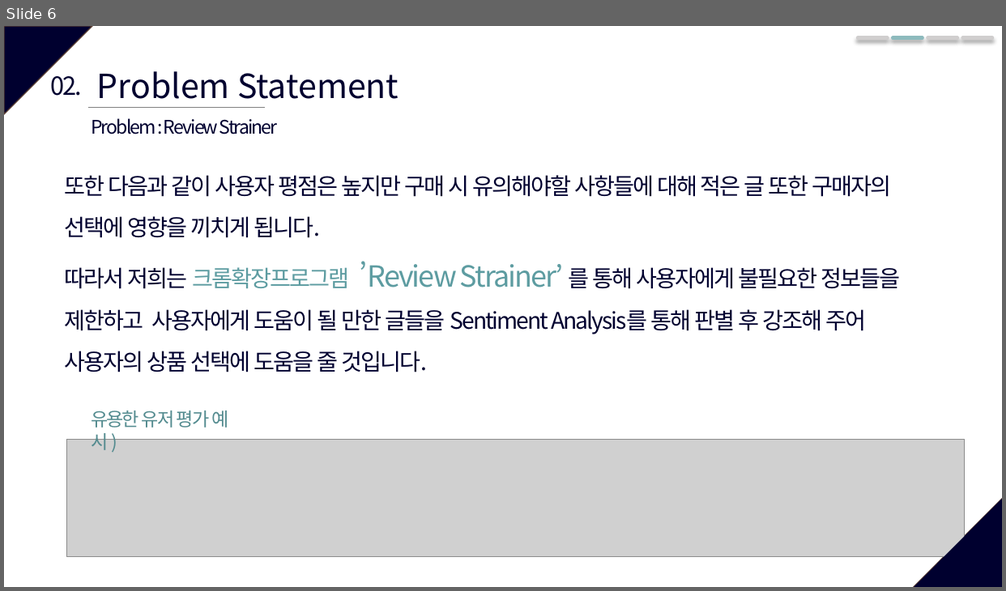
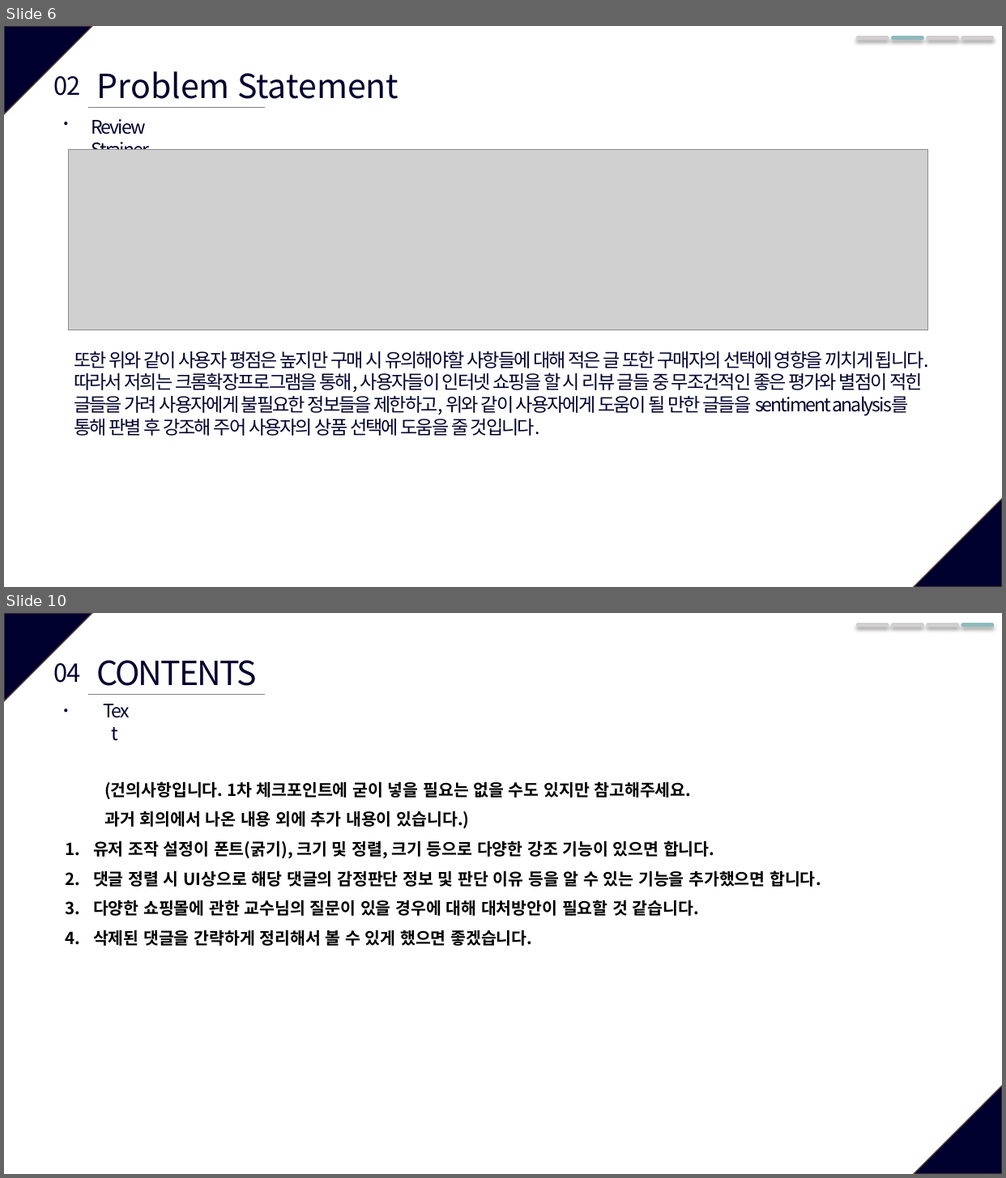
Before and after one commit to SWE-15-Team/Sentiment-Analysis-System, a slide deck: Checkpoint_1st.pptx. Shown one above the other, each under a label of ours: slide 6 before the commit, slides 6 and 10 after it; the slides between them are not shown. The pictures are 1006x591 and 1006x1178 pixels, drawn with LibreOffice and Linux fonts; fonts in the diff are those of the drawing; grey boxes stand for pictures. Boxes give left, top, right and bottom in pixels: in the first picture for what was removed or moved away, otherwise in the second. Text is boxed around its words. In the diff, an @@ line names an element or a change of style, - is before the commit and + after.

```diff
--- a/Checkpoint_1st.pptx
+++ b/Checkpoint_1st.pptx
@@ slide 10 added at bbox=[4, 613, 1002, 1174], background #FFFFFF; not listed: 2 template elements that a slide beside it also shows @@
@@ line added from (859, 625) to (888, 625), #D0CECE 3.5 pt @@
@@ line added from (893, 625) to (923, 625), #D0CECE 3.5 pt @@
@@ line added from (928, 625) to (957, 625), #D0CECE 3.5 pt @@
@@ line added from (963, 625) to (992, 625), #8DBABD 3.5 pt @@
@@ text added at bbox=[96, 660, 257, 686], 32 pt, text #00002F @@
+CONTENTS
@@ text added at bbox=[54, 663, 80, 683], 24 pt, text #00002F @@
+04.
@@ line added from (88, 694) to (265, 694), #808080 0.5 pt @@
@@ text added at bbox=[94, 696, 136, 726], 18 pt, text #00002F @@
+Text
@@ text added at bbox=[93, 781, 821, 948], 16 pt, text #000000, bold @@
+(건의사항입니다. 1차 체크포인트에 굳이 넣을 필요는 없을 수도 있지만 참고해주세요.
+과거 회의에서 나온 내용 외에 추가 내용이 있습니다.)
+1. 유저 조작 설정이 폰트(굵기), 크기 및 정렬, 크기 등으로 다양한 강조 기능이 있으면 합니다.
+2. 댓글 정렬 시 UI상으로 해당 댓글의 감정판단 정보 및 판단 이유 등을 알 수 있는 기능을 추가했으면 합니다.
+3. 다양한 쇼핑몰에 관한 교수님의 질문이 있을 경우에 대해 대처방안이 필요할 것 같습니다.
+4. 삭제된 댓글을 간략하게 정리해서 볼 수 있게 했으면 좋겠습니다.
@@ slide 6 changed as well @@
@@ text "02." rewrapped from bbox=[51, 76, 83, 96] to bbox=[54, 76, 80, 96] @@
@@ text at bbox=[91, 119, 149, 150]: text changed @@
-Problem : Review Strainer
+Review Strainer
@@ picture: place and size @@
-picture at bbox=[66, 439, 965, 557]
+picture at bbox=[68, 149, 928, 330]
@@ text at bbox=[74, 351, 929, 436]: text changed; size 22 to 18 pt @@
-또한 다음과 같이 사용자 평점은 높지만 구매 시 유의해야할 사항들에 대해 적은 글 또한 구매자의 선택에 영향을 끼치게 됩니다.
-따라서 저희는 크롬확장프로그램 ’Review Strainer’ 를 통해 사용자에게 불필요한 정보들을 제한하고 사용자에게 도움이 될 만한 글들을 Sentiment Analysis를 통해 판별 후 강조해 주어 사용자의 상품 선택에 도움을 줄 것입니다.
+또한 위와 같이 사용자 평점은 높지만 구매 시 유의해야할 사항들에 대해 적은 글 또한 구매자의 선택에 영향을 끼치게 됩니다.
+따라서 저희는 크롬확장프로그램을 통해, 사용자들이 인터넷 쇼핑을 할 시 리뷰 글들 중 무조건적인 좋은 평가와 별점이 적힌 글들을 가려 사용자에게 불필요한 정보들을 제한하고, 위와 같이 사용자에게 도움이 될 만한 글들을 sentiment analysis를 통해 판별 후 강조해 주어 사용자의 상품 선택에 도움을 줄 것입니다.
@@ text removed at bbox=[91, 411, 228, 450] @@
-유용한 유저 평가 예시 )
@@ right triangle removed at bbox=[913, 498, 1002, 587] @@
```
Also in this commit, not shown: 9 other slides changed, 1 other slide added, 9 slides removed, 1 other file.
